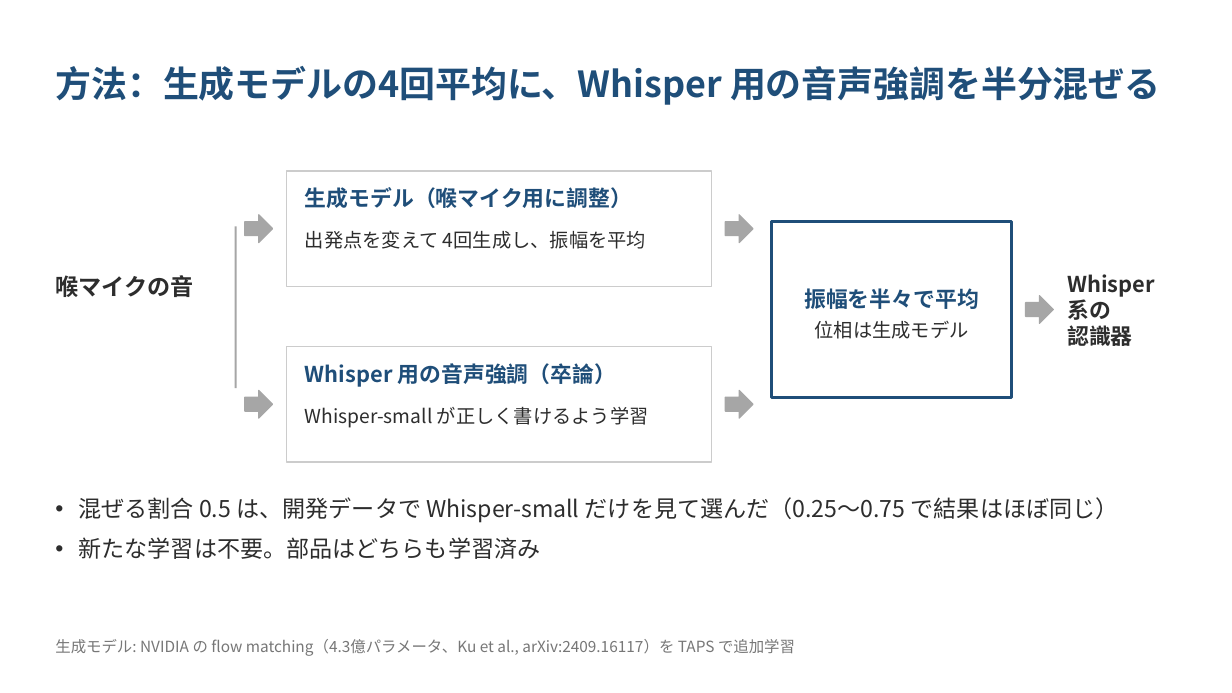
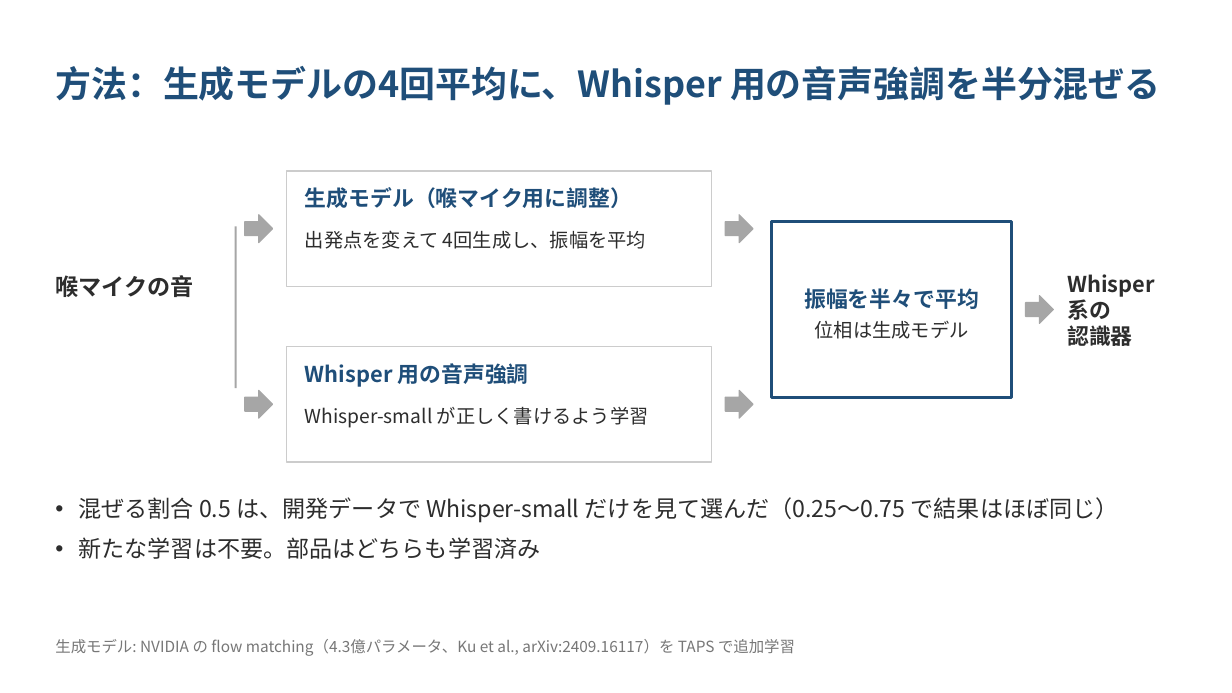
Before and after one commit to kasugayuji0716-art/bone-conduction-research, a slide deck: slide 3 of results/progress_slides_2026-10b.pptx. Drawn at 1232x693 pixels with LibreOffice and Linux fonts; fonts in the diff are those of the drawing. Boxes give left, top, right and bottom in pixels: in the first picture for what was removed or moved away, otherwise in the second. Text is boxed around its words. In the diff, an @@ line names an element or a change of style, - is before the commit and + after.

```diff
--- a/results/progress_slides_2026-10b.pptx
+++ b/results/progress_slides_2026-10b.pptx
@@ text at (305, 363, 529, 387): text changed @@
-Whisper 用の音声強調（卒論）
+Whisper 用の音声強調
```
Also in this commit, not shown: 8 other files.
